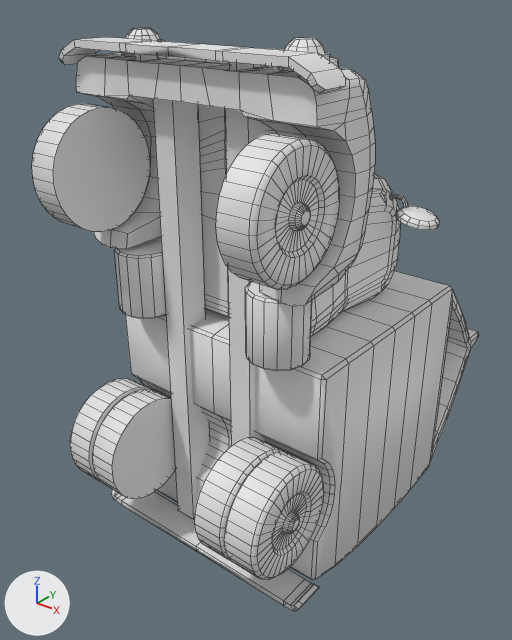
The FBX model Assets/Art/Models/Vehicles/MilkTruck00.fbx: old version first, new version second.
The view is the same before and after, from a camera (50 mm lens) standing at (0.289, -0.249, 0.211) and looking at (-0.02, 0.137, -0.028). Arrows for +X, +Y and +Z are at lower left; the lights stay in place. Mesh edges are drawn as thin lines. Where no turn or scale is listed for an object, it has been applied to the vertices.

Names of what the first picture shows: 'MilkTruck00.001'.
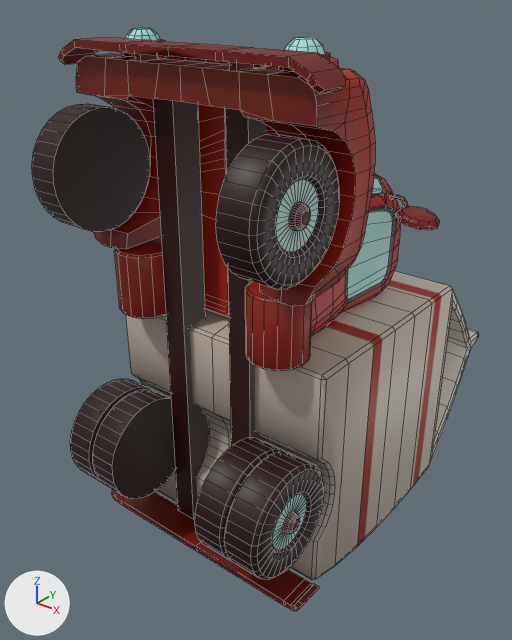
The newer file is also turned or shifted as a whole; pictures and numbers use the older file's frame.

Edits to the bpy script that builds the scene:
```text
Add img_truckcolors_png:
    img_truckcolors_png = load_image('TruckColors.png', '../../Textures/TruckColors.png', 1024, 1024, 'sRGB')
Change mat_truckcolors_current:
    remove mat_truckcolors_current.base_color = (0.8, 0.8, 0.8)  # white #e7e7e7
    add mat_truckcolors_current.texture = img_truckcolors_png
```

What differs and where, as boxes [x1, y1, x2, y2] in the pictures (512 x 640 px):
'MilkTruck00.001', surface changed
    both: [32, 28, 479, 611]
